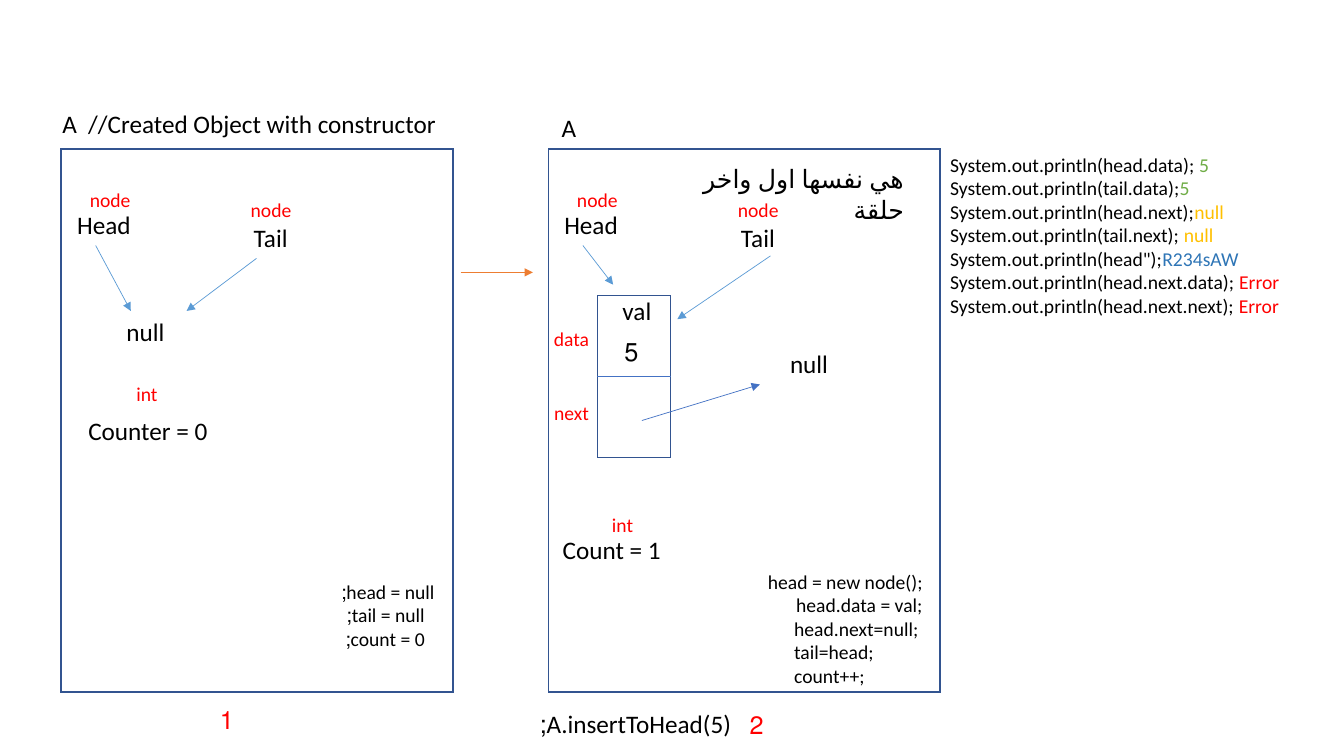
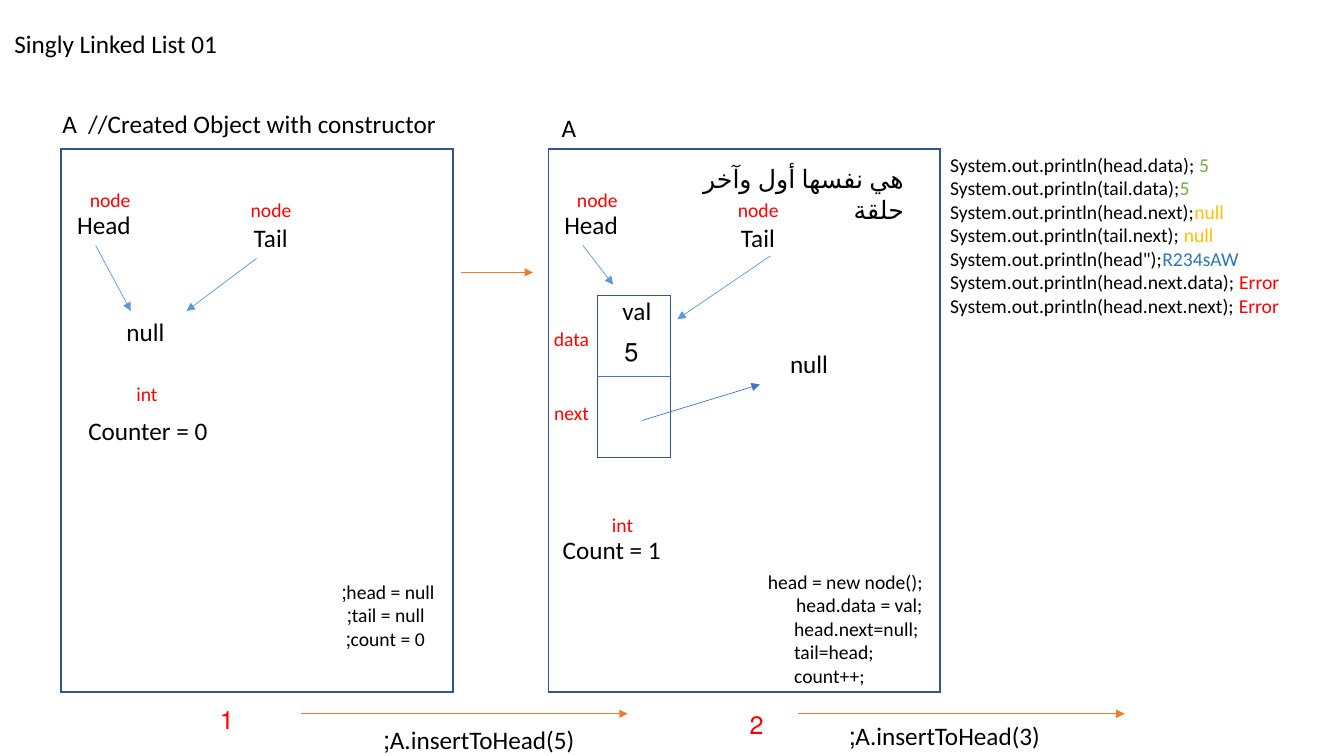
Before and after one commit to abdallahTalafha/Java-DataStructure, a slide deck: slide 10 of DATA STRUCTURE POWERPOINT.pptx. Drawn at 1344x756 pixels with LibreOffice and Linux fonts; fonts in the diff are those of the drawing. Boxes give left, top, right and bottom in pixels: in the first picture for what was removed or moved away, otherwise in the second. Text is boxed around its words. In the diff, an @@ line names an element or a change of style, - is before the commit and + after.

Commit message:
PPT updated + LinkedList.completed + Extra functions(Commented)

```diff
--- a/DATA STRUCTURE POWERPOINT.pptx
+++ b/DATA STRUCTURE POWERPOINT.pptx
@@ text added at box(14, 35, 217, 58), 18 pt, text #000000 @@
+Singly Linked List 01
@@ arrow added from (301, 714) to (628, 714), #ED7D31 0.5 pt @@
@@ text "A.insertToHead(5);": place and size @@
-text "A.insertToHead(5);" at box(547, 714, 731, 737)
+text "A.insertToHead(5);" at box(390, 730, 574, 753)
@@ arrow added from (799, 714) to (1125, 714), #ED7D31 0.5 pt @@
@@ text added at box(855, 726, 1039, 749), 18 pt, text #000000 @@
+A.insertToHead(3);
```
Also in this commit, not shown: 2 other slides changed, 4 slides added, 6 other files.
